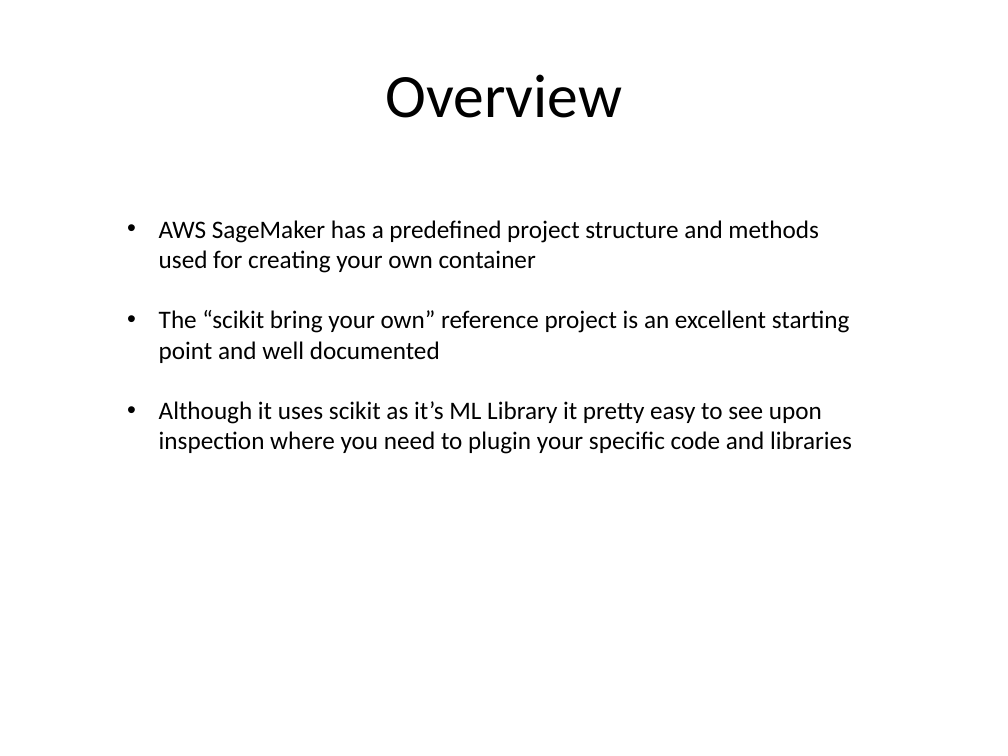
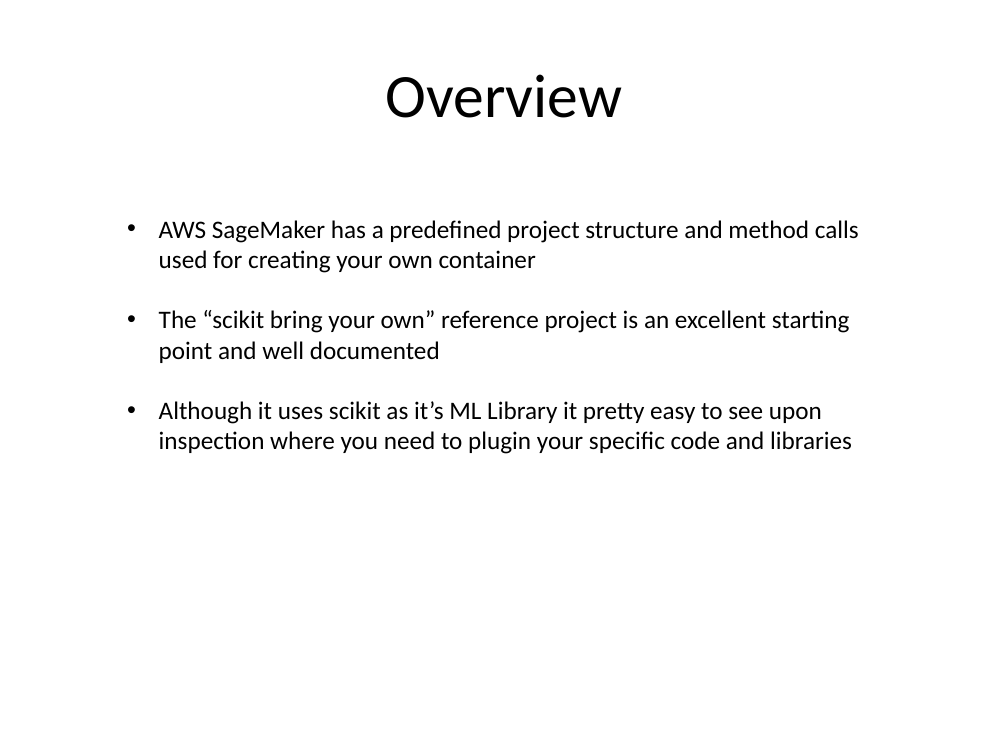
Before and after one commit to kskalvar/aws-sagemaker-planesnet-tflearn-bring-your-own-container, a slide deck: slide 4 of slides/AWS-Sagemaker-Planesnet-TFLearn-Bring-Your-Own-Container.pptx. Drawn at 1008x756 pixels with LibreOffice and Linux fonts; fonts in the diff are those of the drawing. Boxes give left, top, right and bottom in pixels: in the first picture for what was removed or moved away, otherwise in the second. Text is boxed around its words. In the diff, an @@ line names an element or a change of style, - is before the commit and + after.

```diff
--- a/slides/AWS-Sagemaker-Planesnet-TFLearn-Bring-Your-Own-Container.pptx
+++ b/slides/AWS-Sagemaker-Planesnet-TFLearn-Bring-Your-Own-Container.pptx
@@ text at (159,220,859,273): text changed @@
-• AWS SageMaker has a predefined project structure and methods used for creating your own container
+• AWS SageMaker has a predefined project structure and method calls used for creating your own container
```
Also in this commit, not shown: 5 other slides changed, 1 slide added.
